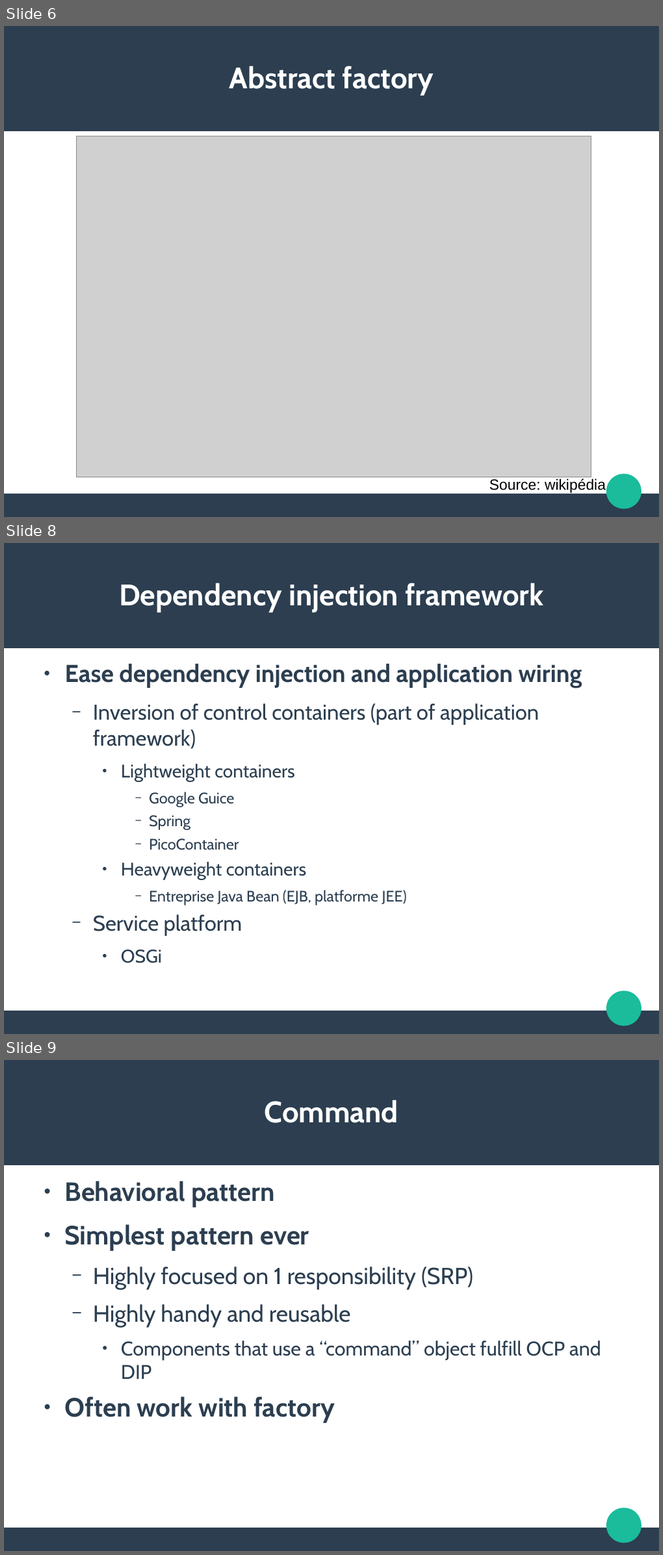
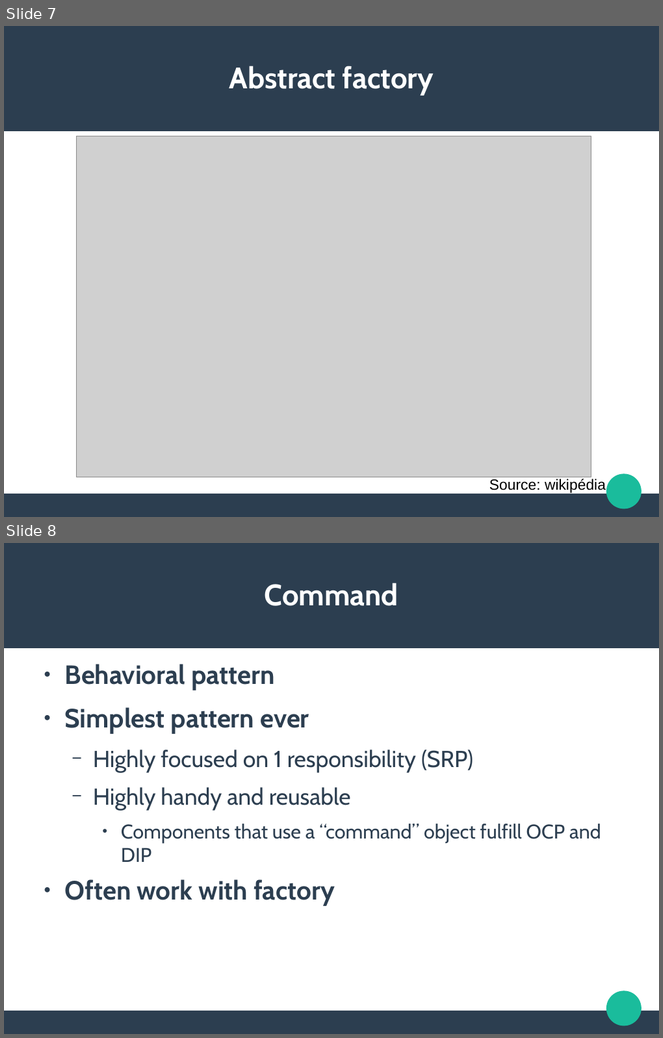
Before and after one commit to jldelarbre/lectureNotes, a slide deck: Slides/lesson5/PatternsAreSolid.odp. Shown one above the other, each under a label of ours: slides 6, 8 and 9 before the commit, slides 7 and 8 after it; the slides between them are not shown. The pictures are 663x1555 and 663x1038 pixels, drawn with LibreOffice and Linux fonts; fonts in the diff are those of the drawing; grey boxes stand for pictures. Boxes give left, top, right and bottom in pixels: in the first picture for what was removed or moved away, otherwise in the second. Text is boxed around its words. In the diff, an @@ line names an element or a change of style, - is before the commit and + after.

```diff
--- a/Slides/lesson5/PatternsAreSolid.odp
+++ b/Slides/lesson5/PatternsAreSolid.odp
@@ slide 8 removed at <box>4,543,659,1034</box>, background #FFFFFF; not listed: 3 template elements that a slide beside it also shows @@
@@ title removed at <box>119,583,544,613</box> @@
-Dependency injection framework
@@ text removed at <box>65,664,582,964</box> @@
-● Ease dependency injection and application wiring
-  − Inversion of control containers (part of application framework)
-    ● Lightweight containers
-      − Google Guice
-      − Spring
-      − PicoContainer
-    ● Heavyweight containers
-      − Entreprise Java Bean (EJB, platforme JEE)
-  − Service platform
-    ● OSGi
@@ what was slide 6 is now slide 7 @@
@@ what was slide 9 is now slide 8 @@
```
Also in this commit, not shown: 3 slides changed, 3 slides added, 1 other slide removed, 18 other files.
